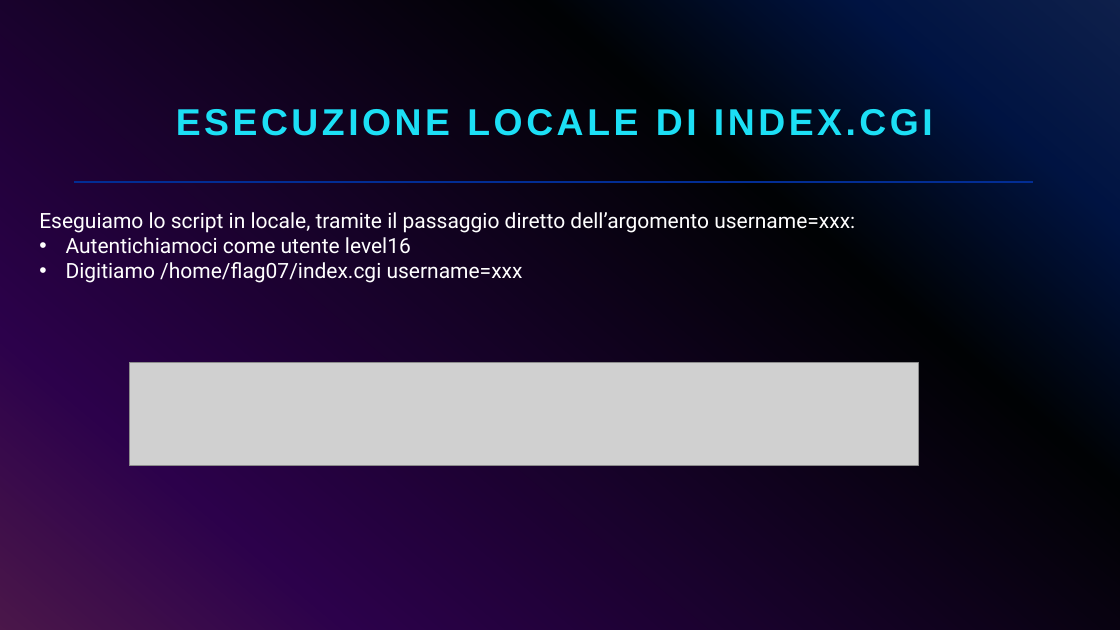
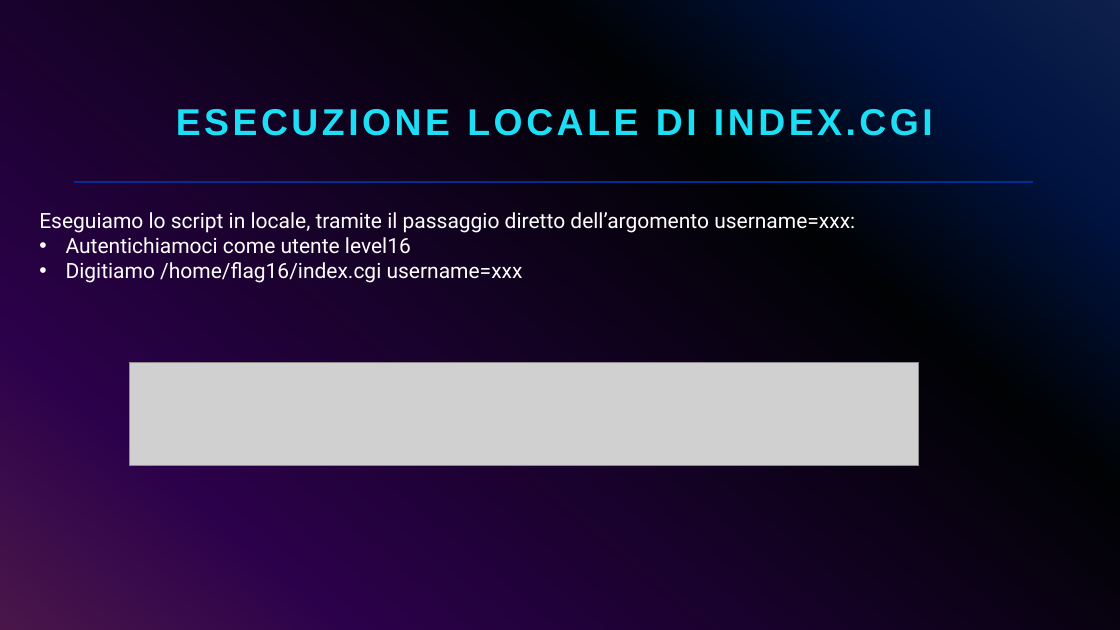
Before and after one commit to giorgiosiniscalchi/Nebula16-ITA, a slide deck: slide 11 of Presentazione Nebula16.pptx. Drawn at 1120x630 pixels with LibreOffice and Linux fonts; fonts in the diff are those of the drawing; grey boxes stand for pictures. Boxes give left, top, right and bottom in pixels: in the first picture for what was removed or moved away, otherwise in the second. Text is boxed around its words. In the diff, an @@ line names an element or a change of style, - is before the commit and + after.

```diff
--- a/Presentazione Nebula16.pptx
+++ b/Presentazione Nebula16.pptx
@@ text at (66,262,523,283): text changed @@
-• Digitiamo /home/flag07/index.cgi username=xxx
+• Digitiamo /home/flag16/index.cgi username=xxx
```
Also in this commit, not shown: 5 other slides changed.
